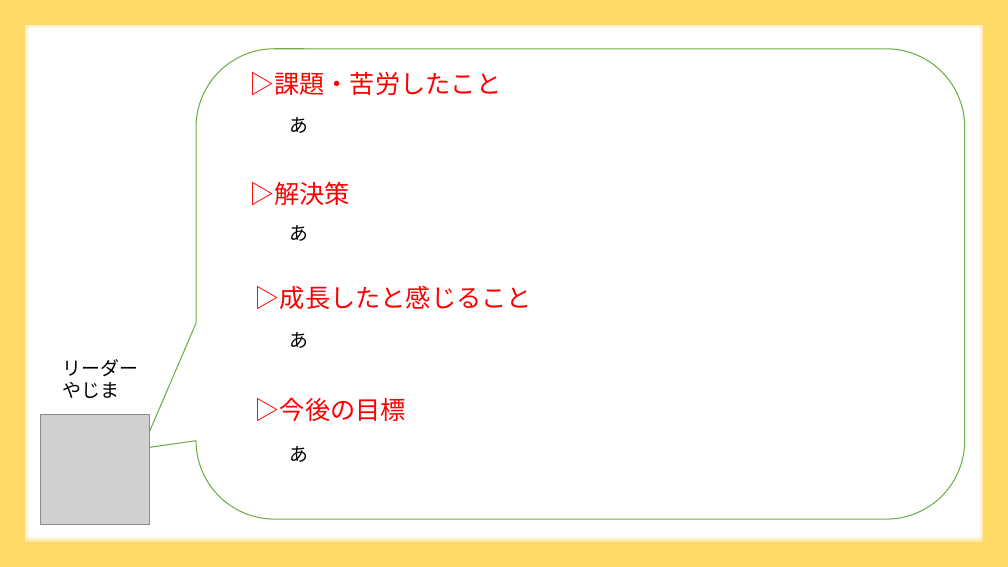
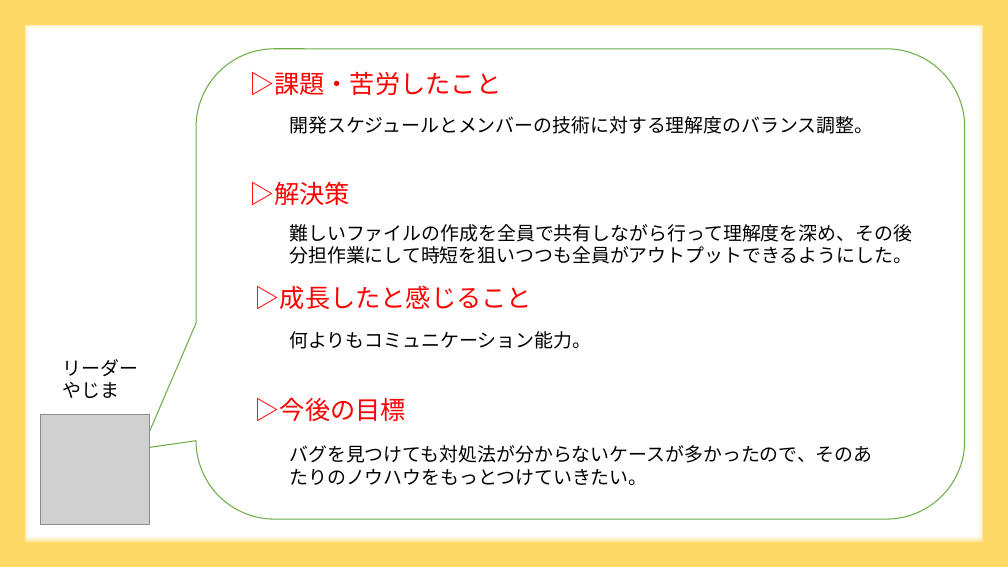
Before and after one commit to DOJO-2021/A-1, a slide deck: slide 11 of document/成果発表_平和島.pptx (slide 10 before the commit). Drawn at 1008x567 pixels with LibreOffice and Linux fonts; fonts in the diff are those of the drawing; grey boxes stand for pictures. Boxes give left, top, right and bottom in pixels: in the first picture for what was removed or moved away, otherwise in the second. Text is boxed around its words. In the diff, an @@ line names an element or a change of style, - is before the commit and + after.

```diff
--- a/document/成果発表_平和島.pptx
+++ b/document/成果発表_平和島.pptx
@@ text at (289,116,873,134): text changed @@
-あ
+開発スケジュールとメンバーの技術に対する理解度のバランス調整。
@@ text at (289,224,912,264): text changed @@
-あ
+難しいファイルの作成を全員で共有しながら行って理解度を深め、その後分担作業にして時短を狙いつつも全員がアウトプットできるようにした。
@@ text at (289,331,591,349): text changed @@
-あ
+何よりもコミュニケーション能力。
@@ text at (289,445,872,485): text changed @@
-あ
+バグを見つけても対処法が分からないケースが多かったので、そのあたりのノウハウをもっとつけていきたい。
```
Also in this commit, not shown: 10 other slides changed, 2 slides added, 1 slide removed, 1 other file.
